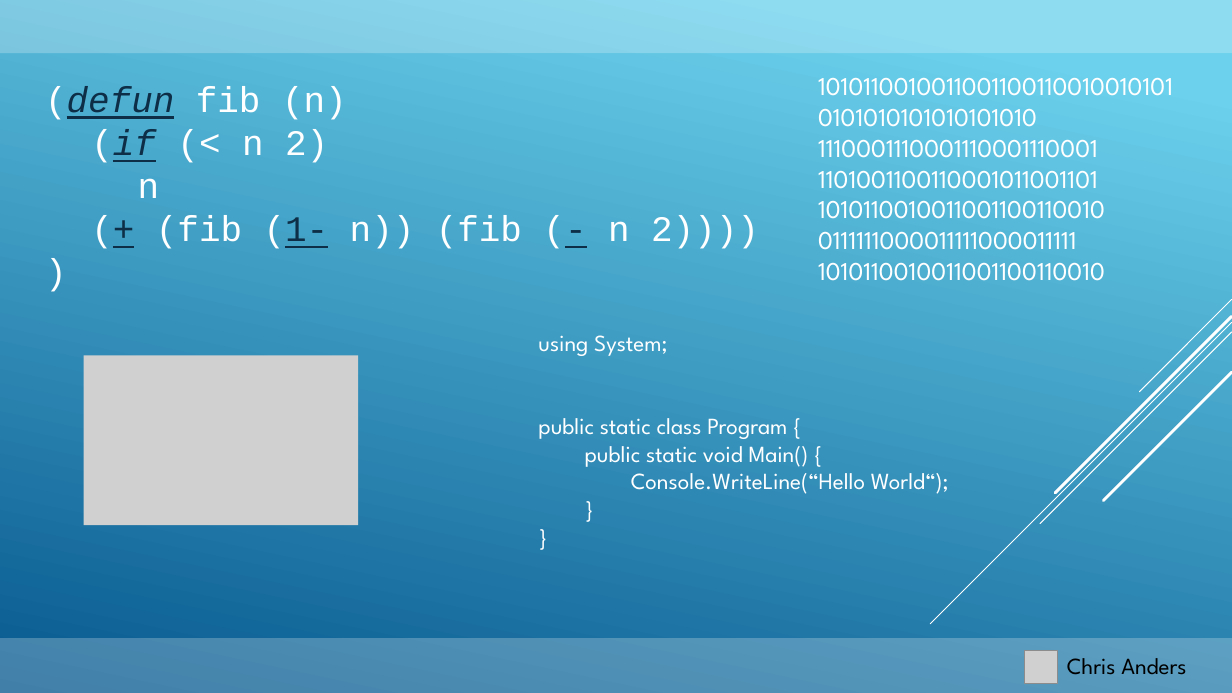
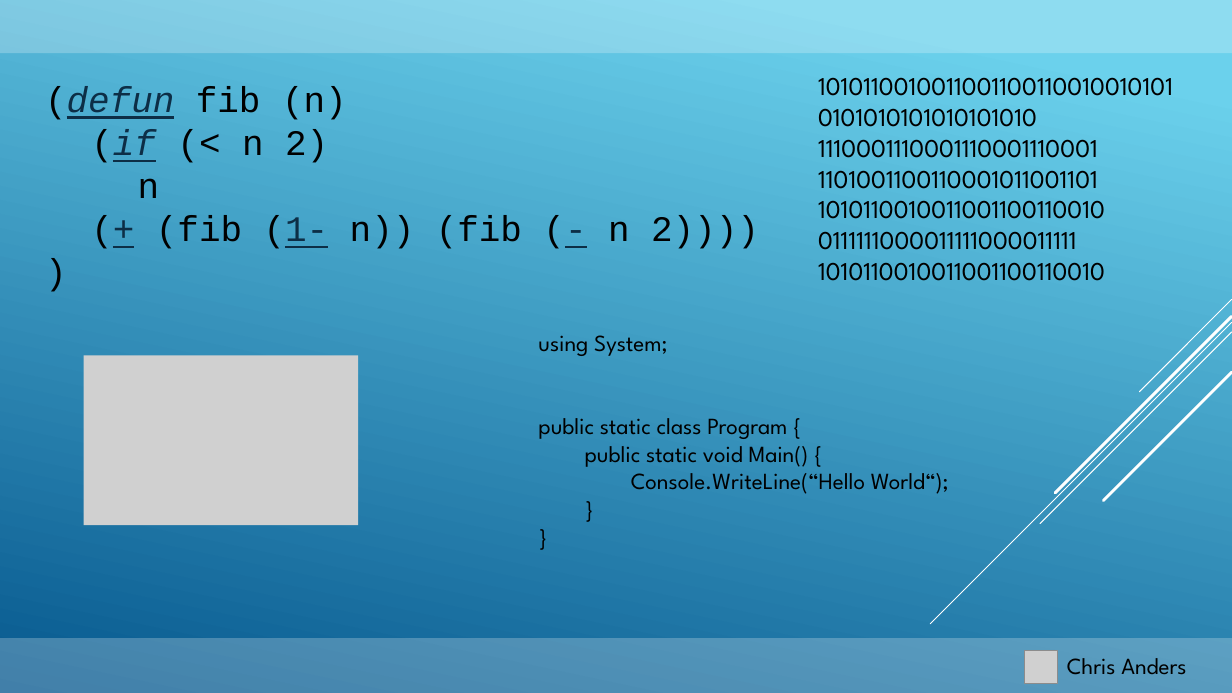
Before and after one commit to furesoft/MimaSim, a slide deck: slide 1 of Präsentation_Projektarbeit.pptx. Drawn at 1232x693 pixels with LibreOffice and Linux fonts; fonts in the diff are those of the drawing; grey boxes stand for pictures. Boxes give left, top, right and bottom in pixels: in the first picture for what was removed or moved away, otherwise in the second. Text is boxed around its words. In the diff, an @@ line names an element or a change of style, - is before the commit and + after.

```diff
--- a/Präsentation_Projektarbeit.pptx
+++ b/Präsentation_Projektarbeit.pptx
@@ text "(defun fib (n)" at [45,86,759,249]: text colour #FFFFFF to #000000 in "(defun fib (n)", "(if (< n 2)", "n", "(+ (fib (1- n)) (fib (- n ..." and 1 more places @@
@@ text "10101100100110011001100100101010101010101010101010" at [818,139,1105,281]: text colour #FFFFFF to #000000 @@
@@ text "using System;" at [538,335,949,494]: text colour #FFFFFF to #000000 @@
```
Also in this commit, not shown: 5 other slides changed, 1 slide added.
